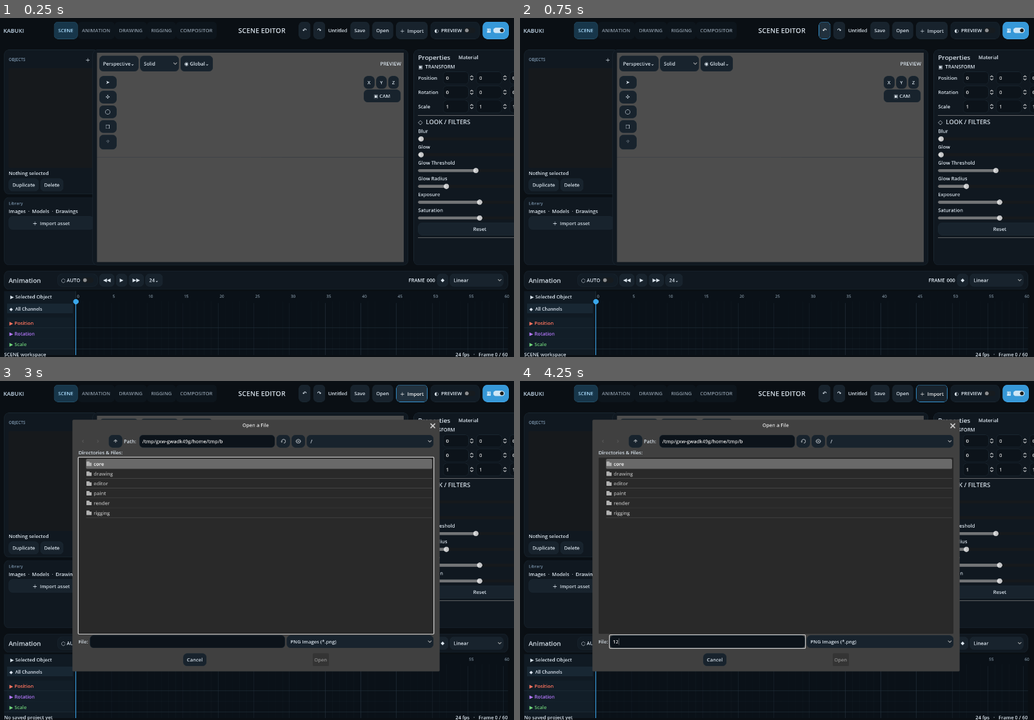
Above: before the commit, frames 1-4 (two rows, left to right).
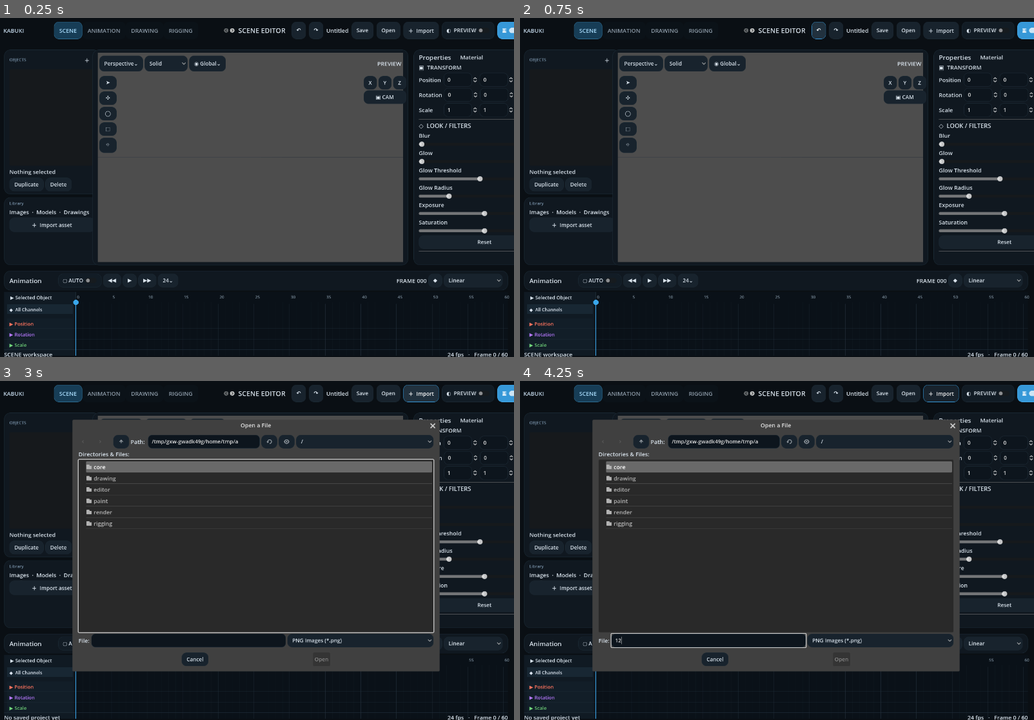
Above: after the commit, the same moments.

Repository: Onnevan/Kabuki
Game: Godot game, scene res://editor/main.tscn
The game is run twice, just before and just after one commit, with the same random seed, the same clock (stepped at 60 frames per second) and the same inputs.
Inputs (mouse positions are in pixels of both pictures, inside the frame that each line leads up to):
- Up to frame 1 (0.25 s): no input
- Up to frame 2 (0.75 s): click "↶" at 0.5 s
- Up to frame 3 (3 s): click "↷" at 1.25 s; click "Open" at 2 s; click "＋ Import" at 2.75 s
- Up to frame 4 (4.25 s): click (705, 642) at 3.52 s; type "12" at 3.6 s

The runs differ from the first frame. In frame 1, 5.0% of the frame differs, in the area x 0-100%, y 1-100%; in frame 2, 5.1%; in frame 3, 6.6%; in frame 4, 6.6%.

Commit message:
Scale Kabuki UI up into a polished tablet interface

Diff:
--- a/editor/kabuki_theme.gd
+++ b/editor/kabuki_theme.gd
@@ -27,37 +27,42 @@
 
 static func build() -> Theme:
 	var t:=Theme.new()
-	t.default_font_size=13
+	t.default_font_size=15
 	var text:=Color(TEXT); var muted:=Color(MUTED)
 	for kind in ["Label","Button","CheckButton","OptionButton","SpinBox","MenuButton"]:
 		t.set_color("font_color",kind,text)
 	t.set_color("font_hover_color","Button",Color.WHITE)
 	t.set_color("font_pressed_color","Button",Color.WHITE)
 	t.set_color("font_uneditable_color","LineEdit",muted)
-	t.set_stylebox("normal","Button",box(CONTROL,10,STROKE_SOFT,10))
-	t.set_stylebox("hover","Button",box(CONTROL_HOVER,10,STROKE,10))
-	t.set_stylebox("pressed","Button",box(ACCENT,10,ACCENT_HOVER,10))
-	t.set_stylebox("focus","Button",box("#00000000",10,ACCENT,10))
-	t.set_stylebox("normal","OptionButton",box(CONTROL,10,STROKE_SOFT,10))
-	t.set_stylebox("hover","OptionButton",box(CONTROL_HOVER,10,STROKE,10))
-	t.set_stylebox("normal","MenuButton",box(CONTROL,10,STROKE_SOFT,10))
-	t.set_stylebox("hover","MenuButton",box(CONTROL_HOVER,10,STROKE,10))
-	t.set_stylebox("normal","CheckButton",box("#121C25",12,STROKE_SOFT,10))
-	t.set_stylebox("hover","CheckButton",box(CONTROL_HOVER,12,STROKE,10))
-	t.set_stylebox("pressed","CheckButton",box(ACCENT,12,ACCENT_HOVER,10))
-	t.set_stylebox("panel","PanelContainer",box(PANEL,12,STROKE_SOFT,12))
-	t.set_stylebox("normal","LineEdit",box("#0C131A",9,STROKE_SOFT,8))
-	t.set_stylebox("normal","ItemList",box("#0C131A",12,"",10))
+	t.set_stylebox("normal","Button",box(CONTROL,12,STROKE_SOFT,13))
+	t.set_stylebox("hover","Button",box(CONTROL_HOVER,12,STROKE,13))
+	t.set_stylebox("pressed","Button",box(ACCENT,12,ACCENT_HOVER,13))
+	t.set_stylebox("focus","Button",box("#00000000",12,ACCENT,13))
+	t.set_stylebox("normal","OptionButton",box(CONTROL,12,STROKE_SOFT,13))
+	t.set_stylebox("hover","OptionButton",box(CONTROL_HOVER,12,STROKE,13))
+	t.set_stylebox("normal","MenuButton",box(CONTROL,12,STROKE_SOFT,13))
+	t.set_stylebox("hover","MenuButton",box(CONTROL_HOVER,12,STROKE,13))
+	t.set_stylebox("normal","CheckButton",box("#121C25",12,STROKE_SOFT,12))
+	t.set_stylebox("hover","CheckButton",box(CONTROL_HOVER,12,STROKE,12))
+	t.set_stylebox("pressed","CheckButton",box(ACCENT,12,ACCENT_HOVER,12))
+	t.set_stylebox("panel","PanelContainer",box(PANEL,16,"#1B2A35",14))
+	t.set_stylebox("normal","LineEdit",box("#0D151D",10,"#1D2B36",10))
+	t.set_stylebox("normal","ItemList",box("#0D151D",12,"",12))
 	t.set_stylebox("focus","ItemList",box("#0C131A",12,"",10))
 	t.set_stylebox("selected","ItemList",box("#17364A",8,"",8))
 	t.set_stylebox("selected_focus","ItemList",box("#17364A",8,"#285B78",8))
 	t.set_color("font_selected_color","TabBar",Color("#A7DAFA"))
 	t.set_color("font_unselected_color","TabBar",Color("#8C9AA7"))
-	t.set_stylebox("tab_selected","TabBar",box("#17364A",10,"#24506A",11))
-	t.set_stylebox("tab_unselected","TabBar",box("#0D151C",10,"",11))
-	t.set_stylebox("tab_hovered","TabBar",box(PANEL_RAISED,10,"",11))
+	t.set_stylebox("tab_selected","TabBar",box("#173D56",12,"#2D6C91",14))
+	t.set_stylebox("tab_unselected","TabBar",box("#0B1218",12,"",14))
+	t.set_stylebox("tab_hovered","TabBar",box(PANEL_RAISED,12,"",14))
 	t.set_color("font_color","TooltipLabel",text)
 	t.set_stylebox("panel","TooltipPanel",box("#18232DEB",9,STROKE,8))
-	t.set_constant("h_separation","HBoxContainer",10)
-	t.set_constant("v_separation","VBoxContainer",10)
+	t.set_constant("h_separation","HBoxContainer",12)
+	t.set_constant("v_separation","VBoxContainer",12)
+	t.set_constant("outline_size","Label",0)
+	t.set_font_size("font_size","Button",14)
+	t.set_font_size("font_size","OptionButton",14)
+	t.set_font_size("font_size","CheckButton",14)
+	t.set_font_size("font_size","LineEdit",14)
 	return t
